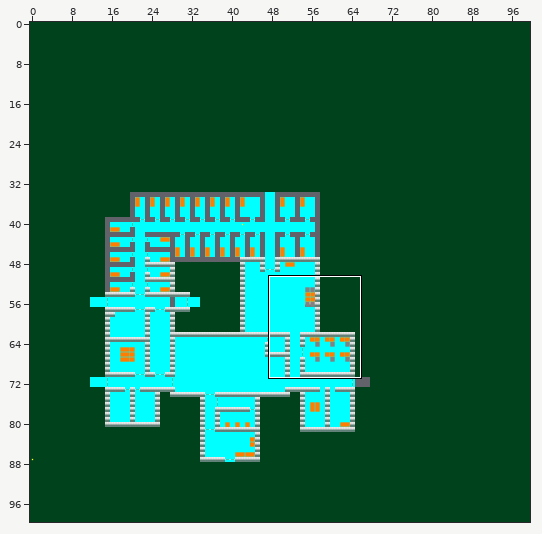
Two states of a Tiled map, ALPHA TEX/world1beta2.tmx. Above, an overview of the earlier version with the close-up marked.
Close-up. Before the commit:
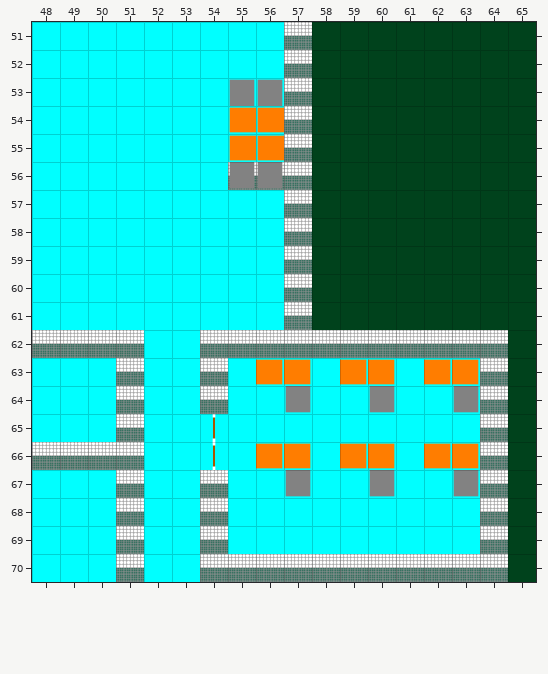
Cells are 64x64 px. Shown: x 48..65, y 51..70. The commit also changed other parts of the map, which this record leaves out.
The same view after the edit:
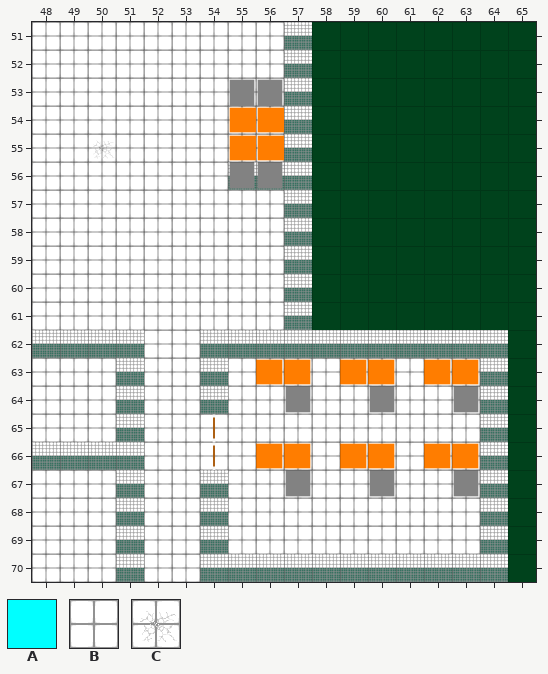
Key: from "alpha_sprite_sheet": A 1; from "floor_wall_sheet": B 0, C 4.
_ is an empty cell.
What changed:
layer "Dörrar" opacity 100% -> 90%
Layer "Tile Layer 2 - Golv":
y 51..54: x 48..56 AAAAAAAAA -> BBBBBBBBB
y 55: x 48..56 AAAAAAAAA -> BBCBBBBBB
y 56: x 48..54 AAAAAAA -> BBBBBBB
y 57..61: x 48..56 AAAAAAAAA -> BBBBBBBBB
y 62: x 52..53 AA -> BB
y 63..64: x 48..50 AAA -> BBB; x 52..53 AA -> BB; x 55..63 AAAAAAAAA -> BBBBBBBBB
y 65: x 48..50 AAA -> BBB; x 52..63 AAAAAAAAAAAA -> BBBBBBBBBBBB
y 66: x 52..63 AAAAAAAAAAAA -> BBBBBBBBBBBB
y 67..69: x 48..50 AAA -> BBB; x 52..53 AA -> BB; x 55..63 AAAAAAAAA -> BBBBBBBBB
y 70: x 48..50 AAA -> BBB; x 52..53 AA -> BB
